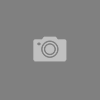
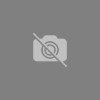
Before/after of a w=100, h=100 layered artwork. What changed in the layer stack:
painted on "Layer 0" over (x1=33, y1=33, x2=67, y2=67)
